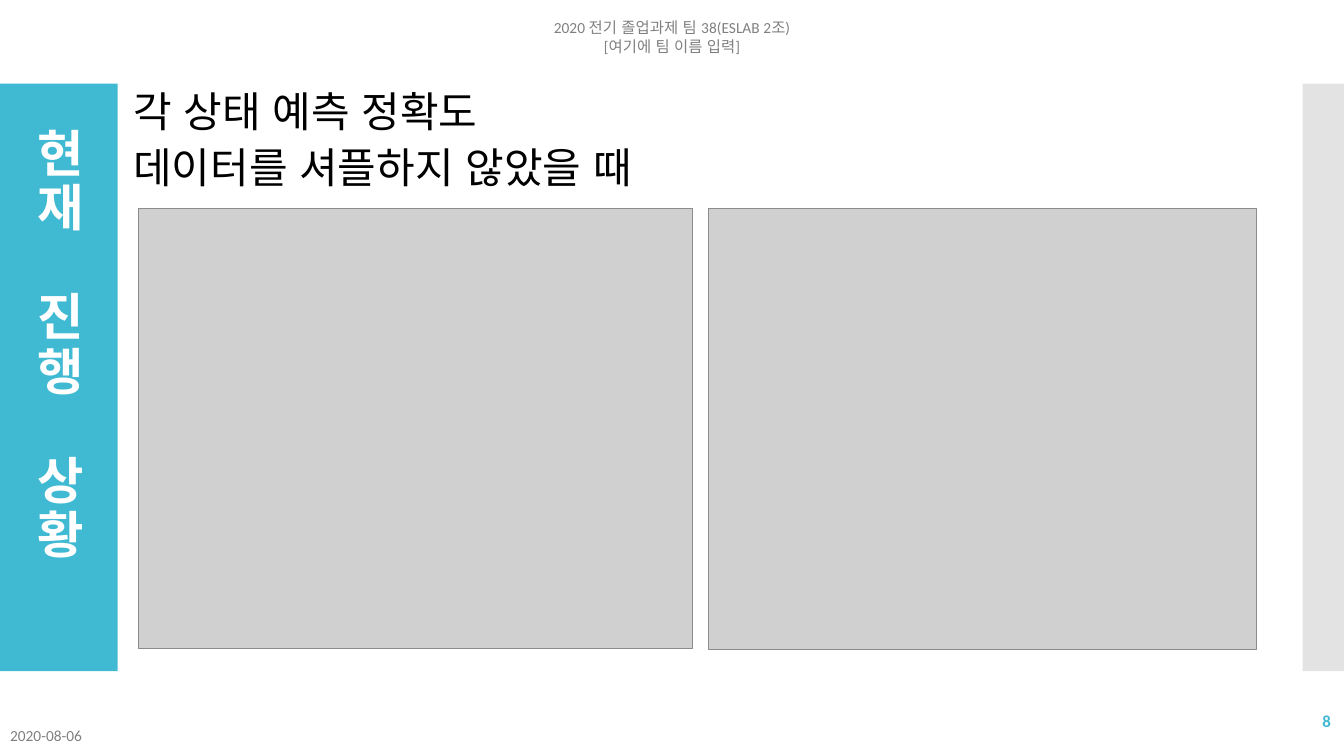
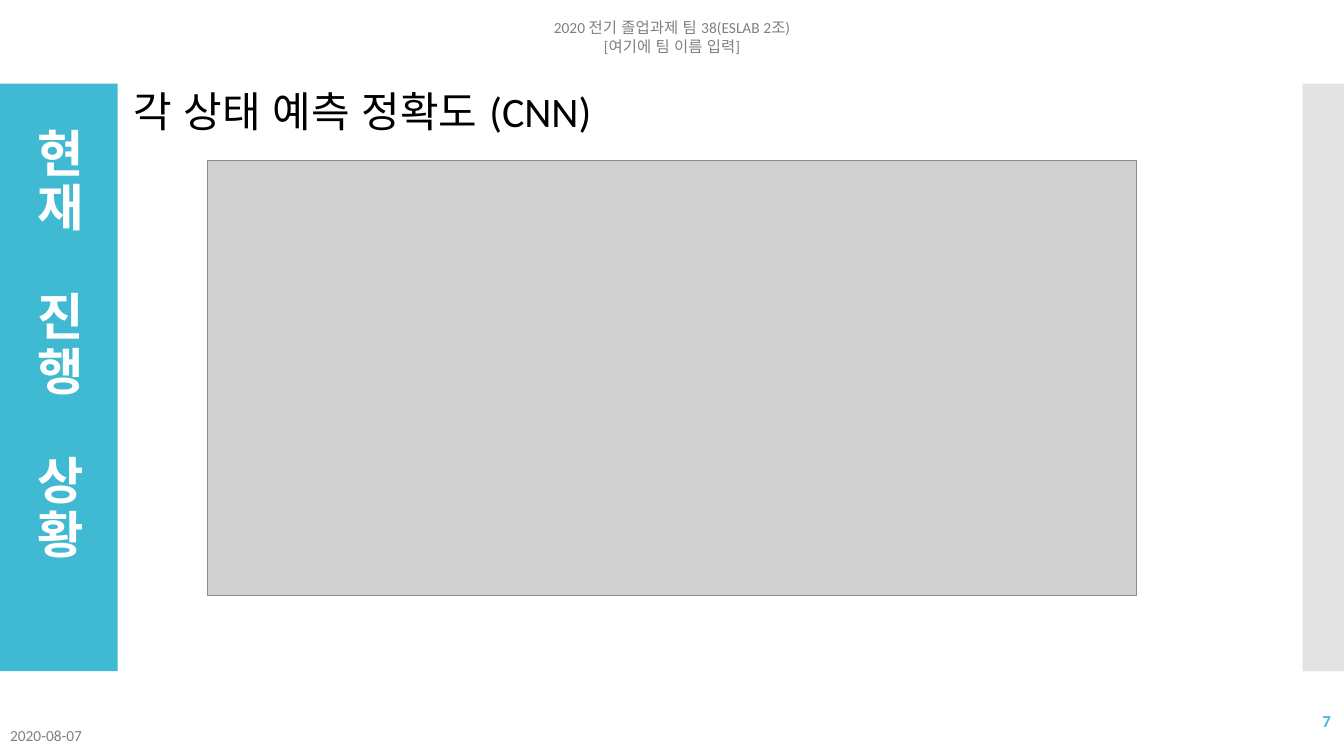
Before and after one commit to NgaAdrain/TEAM_Enter_Text_Here, a slide deck: slide 7 of Reports/발표/졸업과제 여섯번째 발표 2조.pptx (slide 8 before the commit). Drawn at 1344x756 pixels with LibreOffice and Linux fonts; fonts in the diff are those of the drawing; grey boxes stand for pictures. Boxes give left, top, right and bottom in pixels: in the first picture for what was removed or moved away, otherwise in the second. Text is boxed around its words. In the diff, an @@ line names an element or a change of style, - is before the commit and + after.

```diff
--- a/Reports/발표/졸업과제 여섯번째 발표 2조.pptx
+++ b/Reports/발표/졸업과제 여섯번째 발표 2조.pptx
@@ text at (x1=133, y1=92, x2=591, y2=133): text changed @@
-각 상태 예측 정확도
+각 상태 예측 정확도 (CNN)
@@ text removed at (x1=133, y1=148, x2=632, y2=187) @@
-데이터를 셔플하지 않았을 때
@@ picture added at (x1=208, y1=161, x2=1136, y2=596) @@
@@ picture removed at (x1=139, y1=209, x2=693, y2=649) @@
@@ picture removed at (x1=709, y1=208, x2=1256, y2=649) @@
@@ page number at (x1=1322, y1=716, x2=1330, y2=727): text changed @@
-8
+7
@@ text at (x1=10, y1=730, x2=82, y2=741): text changed @@
-2020-08-06
+2020-08-07
```
Also in this commit, not shown: 11 other slides changed, 2 slides removed, 1 other file.
